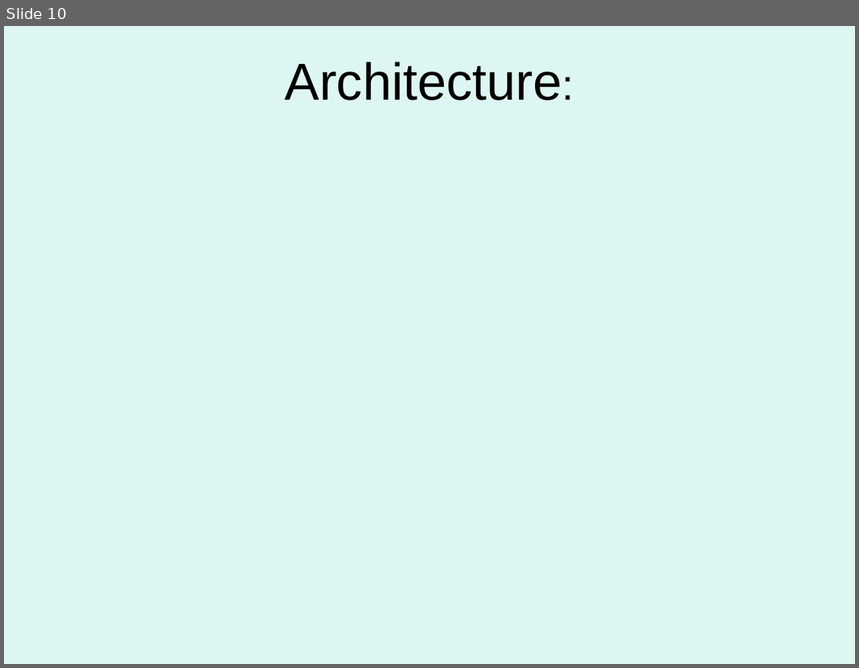
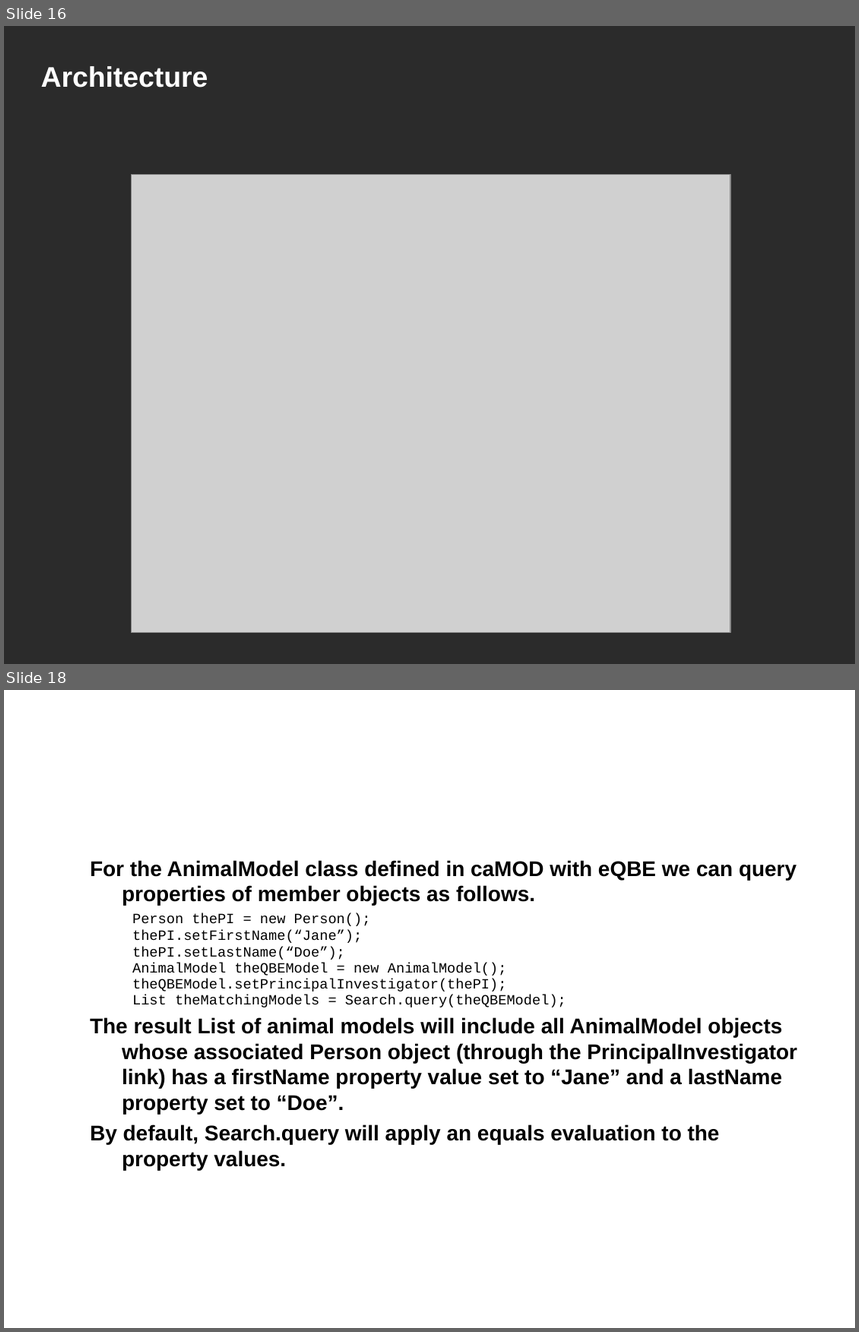
Before and after one commit to NCIP/camod-docs, a slide deck: CABIG compliance/caMOD 2.5 VCDE Submission/caMOD_Interoperability_Review_2009.ppt. Shown one above the other, each under a label of ours: slide 10 before the commit, slides 16 and 18 after it; the slides between them are not shown. The pictures are 859x668 and 859x1332 pixels, drawn with LibreOffice and Linux fonts; fonts in the diff are those of the drawing; grey boxes stand for pictures; background and template pictures are left out; a plain dark background stands for a picture behind light text. Boxes give left, top, right and bottom in pixels: in the first picture for what was removed or moved away, otherwise in the second. Text is boxed around its words. In the diff, an @@ line names an element or a change of style, - is before the commit and + after.

```diff
--- a/CABIG compliance/caMOD 2.5 VCDE Submission/caMOD_Interoperability_Review_2009.ppt
+++ b/CABIG compliance/caMOD 2.5 VCDE Submission/caMOD_Interoperability_Review_2009.ppt
@@ slide 18 added at bbox=[4, 690, 855, 1328], background picture (left out) @@
@@ title added at bbox=[32, 690, 671, 790], 24 pt, text #FFFFFF, bold @@
+Example of internal caMOD Java API
@@ text added at bbox=[90, 860, 797, 1170], 18 pt, text #000000, bold @@
+For the AnimalModel class defined in caMOD with eQBE we can query properties of member objects as follows.
+  Person thePI = new Person();
+  thePI.setFirstName(“Jane”);
+  thePI.setLastName(“Doe”);
+  AnimalModel theQBEModel = new AnimalModel();
+  theQBEModel.setPrincipalInvestigator(thePI);
+  List theMatchingModels = Search.query(theQBEModel);
+The result List of animal models will include all AnimalModel objects whose associated Person object (through the PrincipalInvestigator link) has a firstName property value set to “Jane” and a lastName property set to “Doe”.
+By default, Search.query will apply an equals evaluation to the property values.
@@ what was slide 10 is now slide 16 @@
@@ slide 16 changed as well @@
@@ background #DEF6F1 to picture (left out) @@
@@ title at bbox=[41, 66, 208, 88]: text changed; size 44 to 24 pt; text colour #000000 to #FFFFFF; bold on @@
-Architecture:
+Architecture
@@ picture added at bbox=[131, 174, 730, 633] @@
```
Also in this commit, not shown: 2 other slides changed, 20 other slides added, 7 slides removed.
